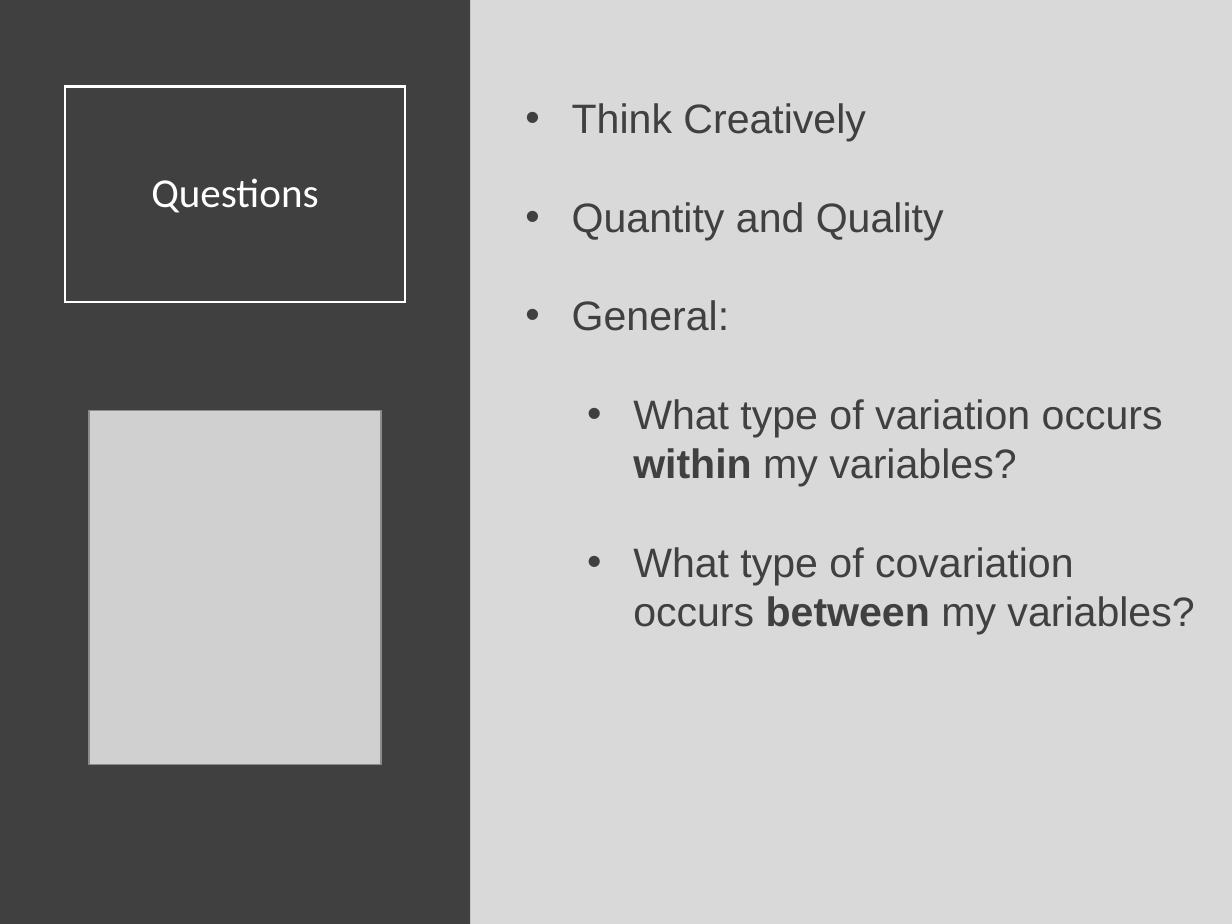
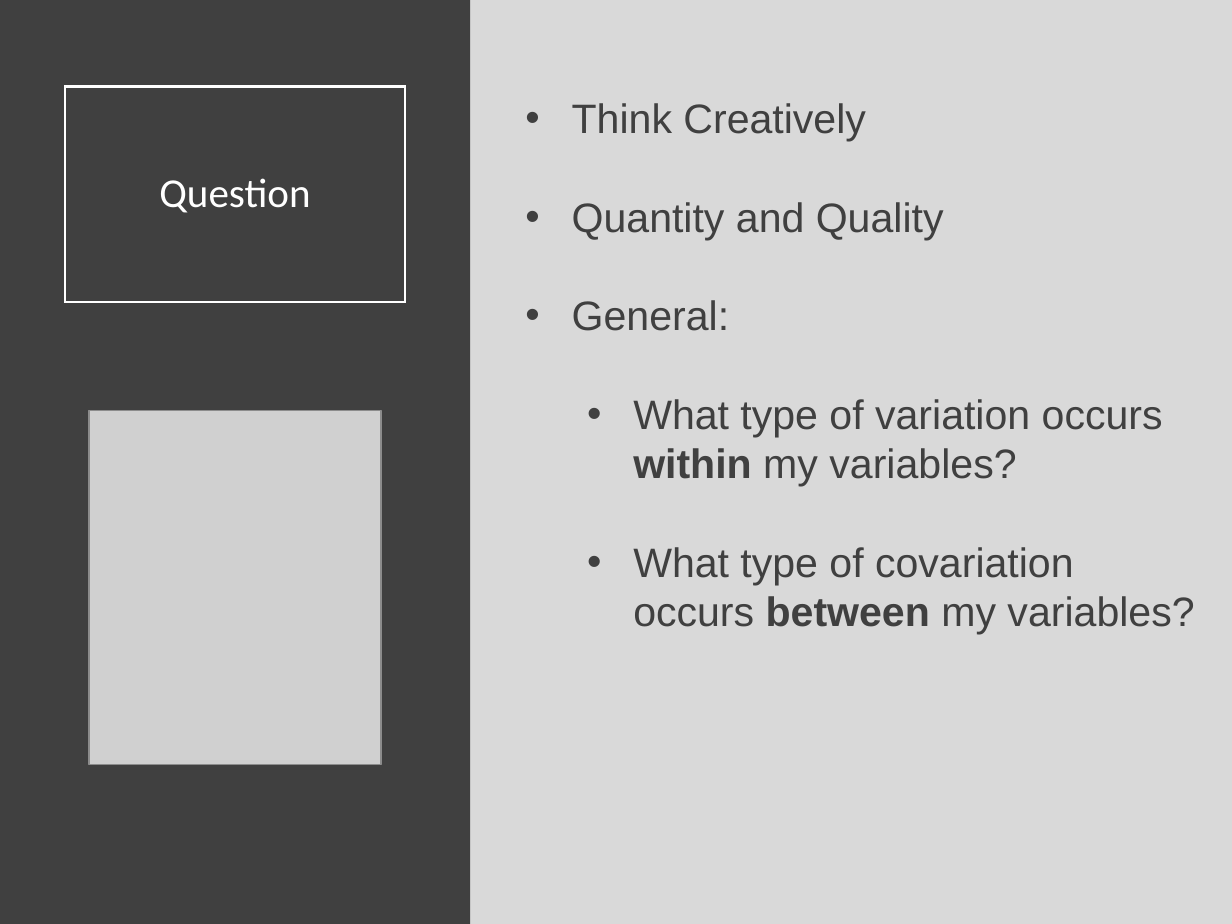
Before and after one commit to Yixf-Self/STOR320_WEBSITE, a slide deck: slide 5 of Lecture/Lecture 8/Lecture 8.pptx. Drawn at 1232x924 pixels with LibreOffice and Linux fonts; fonts in the diff are those of the drawing; grey boxes stand for pictures. Boxes give left, top, right and bottom in pixels: in the first picture for what was removed or moved away, otherwise in the second. Text is boxed around its words. In the diff, an @@ line names an element or a change of style, - is before the commit and + after.

```diff
--- a/Lecture/Lecture 8/Lecture 8.pptx
+++ b/Lecture/Lecture 8/Lecture 8.pptx
@@ title at (159,178,310,213): text changed @@
-Questions
+Question
```
Also in this commit, not shown: 5 other slides changed, 19 slides added, 1 slide removed, 7 other files.
